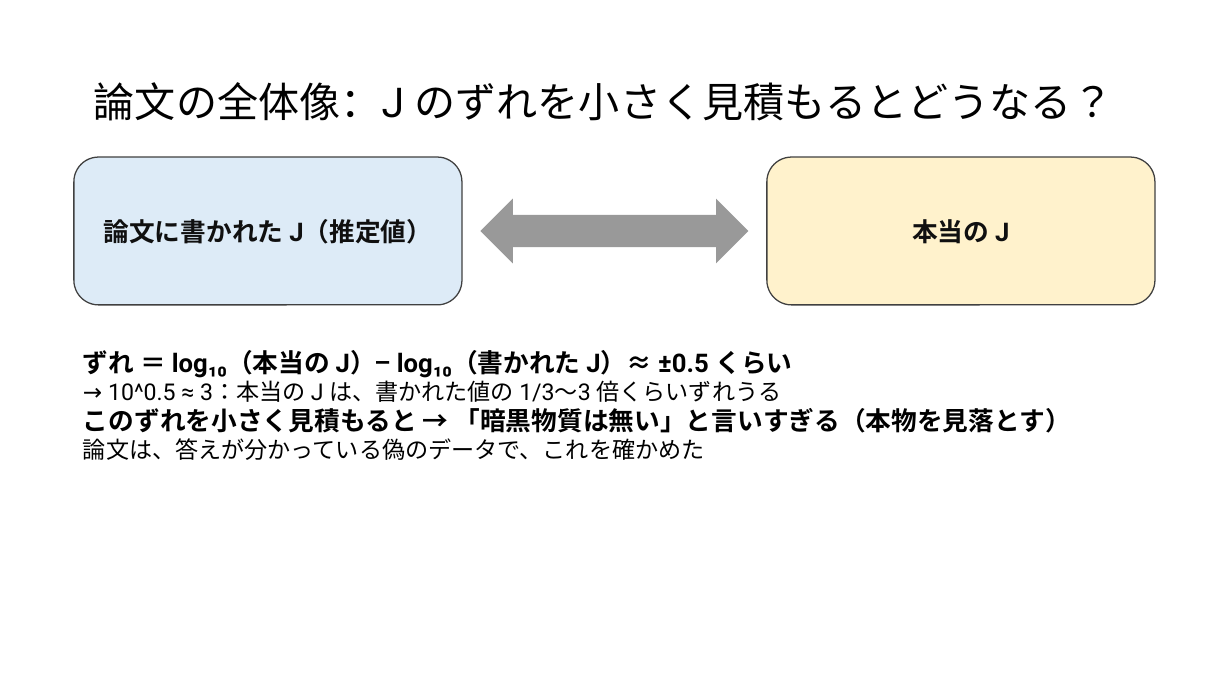
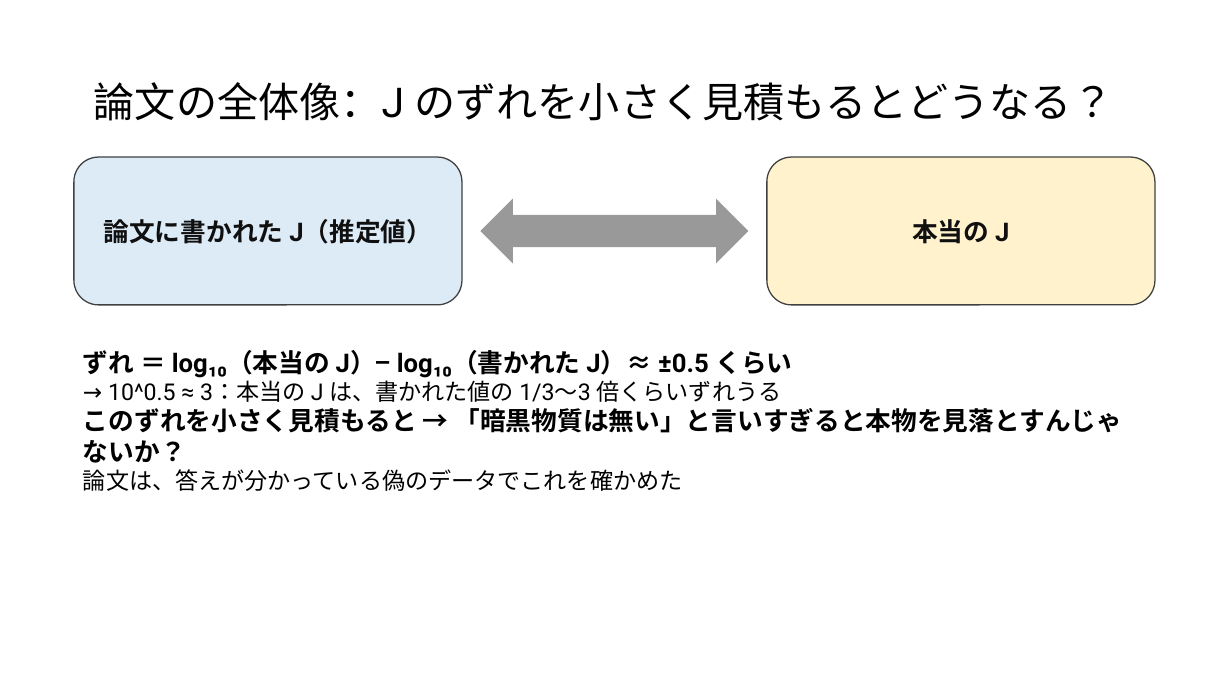
Before and after one commit to Mikann20041029/darkmatter-slides, a slide deck: slide 33 of slides/2026-10-03_研究進捗報告_claude_夕方版.pptx. Drawn at 1232x693 pixels with LibreOffice and Linux fonts; fonts in the diff are those of the drawing. Boxes give left, top, right and bottom in pixels: in the first picture for what was removed or moved away, otherwise in the second. Text is boxed around its words. In the diff, an @@ line names an element or a change of style, - is before the commit and + after.

Commit message:
slides: 本人の編集版を更新 (10-05 14:56)

```diff
--- a/slides/2026-10-03_研究進捗報告_claude_夕方版.pptx
+++ b/slides/2026-10-03_研究進捗報告_claude_夕方版.pptx
@@ text at <box>83,408,1123,491</box>: text changed @@
-このずれを小さく見積もると → 「暗黒物質は無い」と言いすぎる（本物を見落とす）
-論文は、答えが分かっている偽のデータで、これを確かめた
+このずれを小さく見積もると → 「暗黒物質は無い」と言いすぎると本物を見落とすんじゃないか？
+論文は、答えが分かっている偽のデータでこれを確かめた
```
